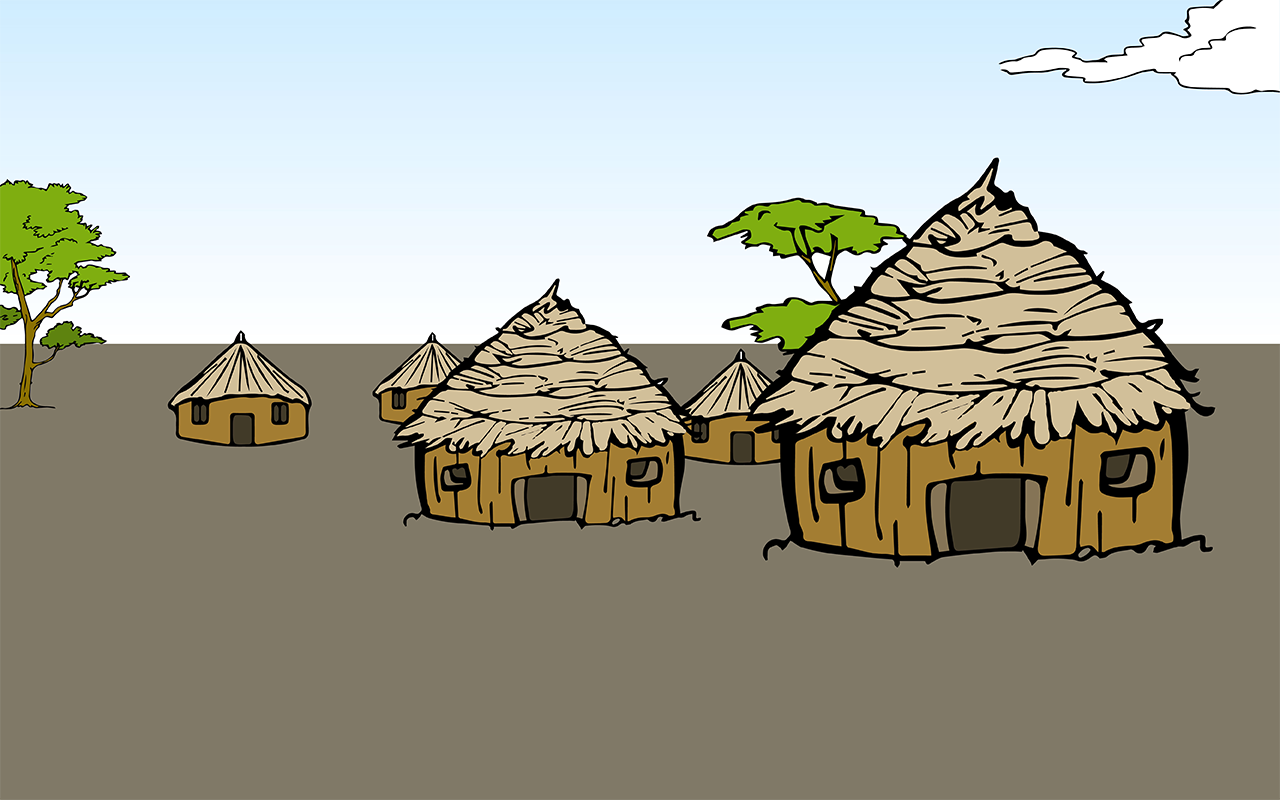
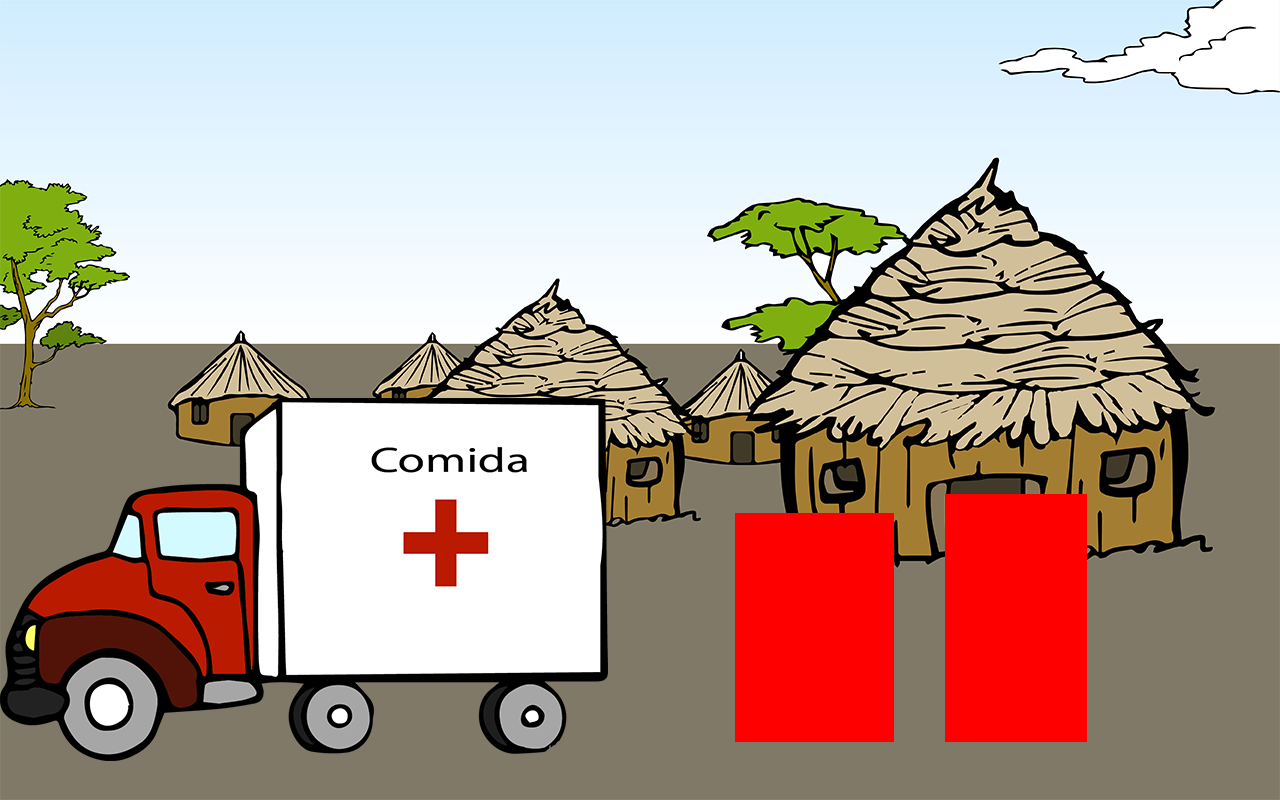
Layered file, before and after one edit (1280×800). Changes by layer:
added layer "kwktruckf" above "kwkafr" over [0, 398, 608, 761]
added layer "kwkafr" above "kwkexp" over [735, 513, 894, 742]
added layer "kwkexp" above "kwkFondoAfrica" over [945, 494, 1087, 742]
